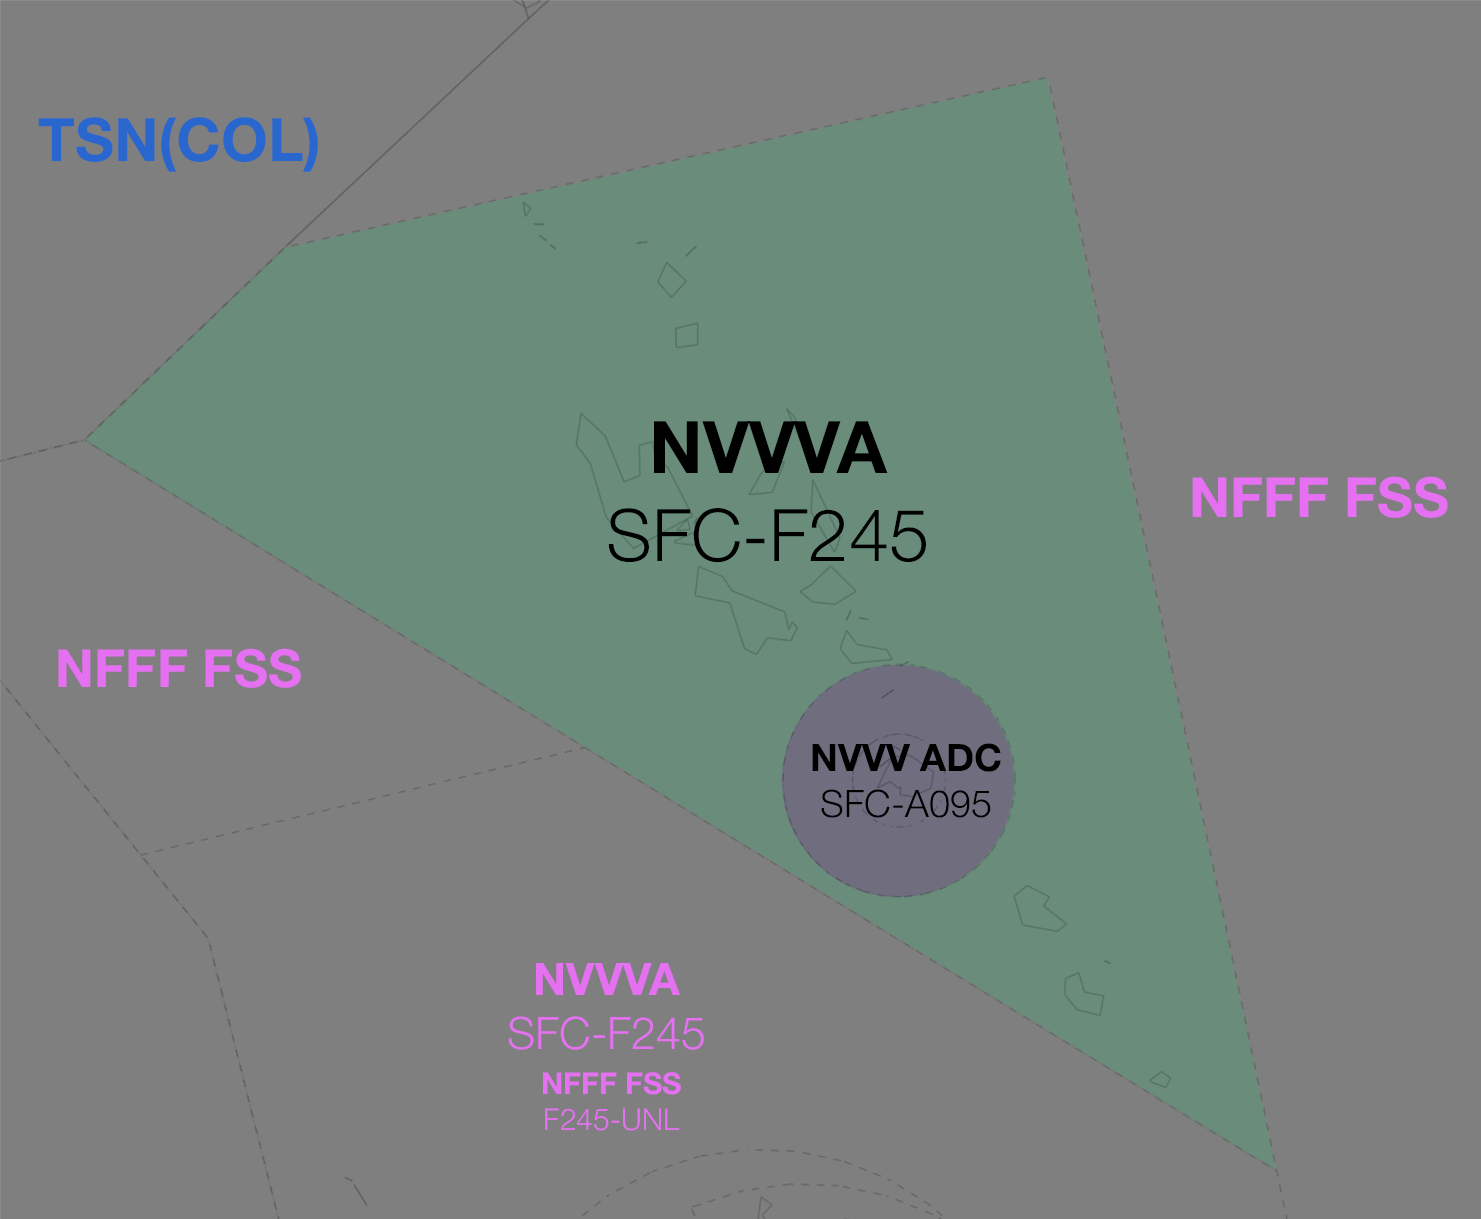
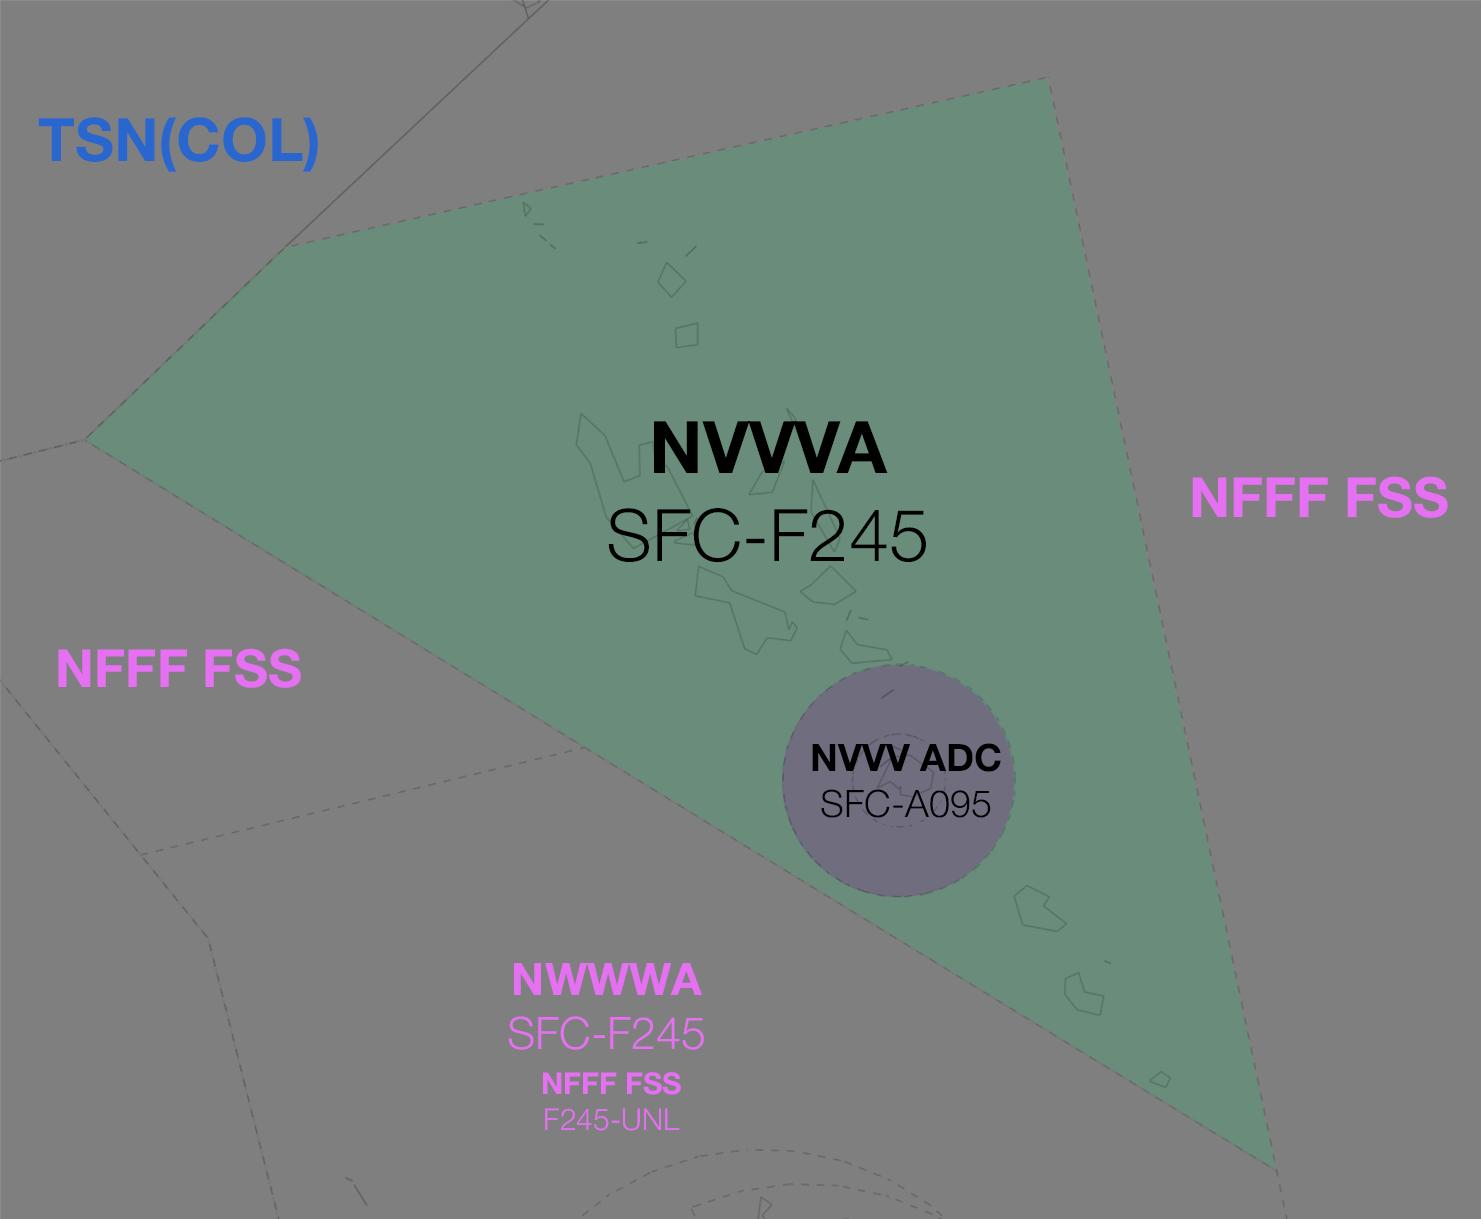
Layers edited between the first and the second 1481x1219 image:
renamed "NVVVA SFC-F245" to "NWWWA SFC-F245", painted on it over 514, 963, 702, 995
painted on "NVVV CTR" over 514, 963, 702, 995